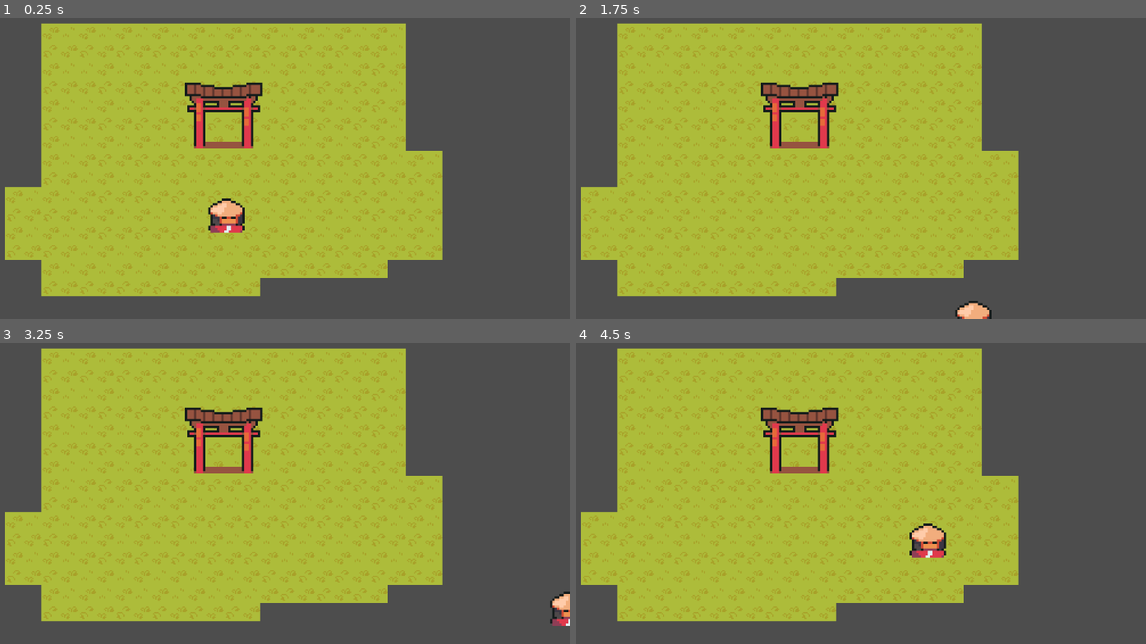
Above: before the commit, frames 1-4 (two rows, left to right).
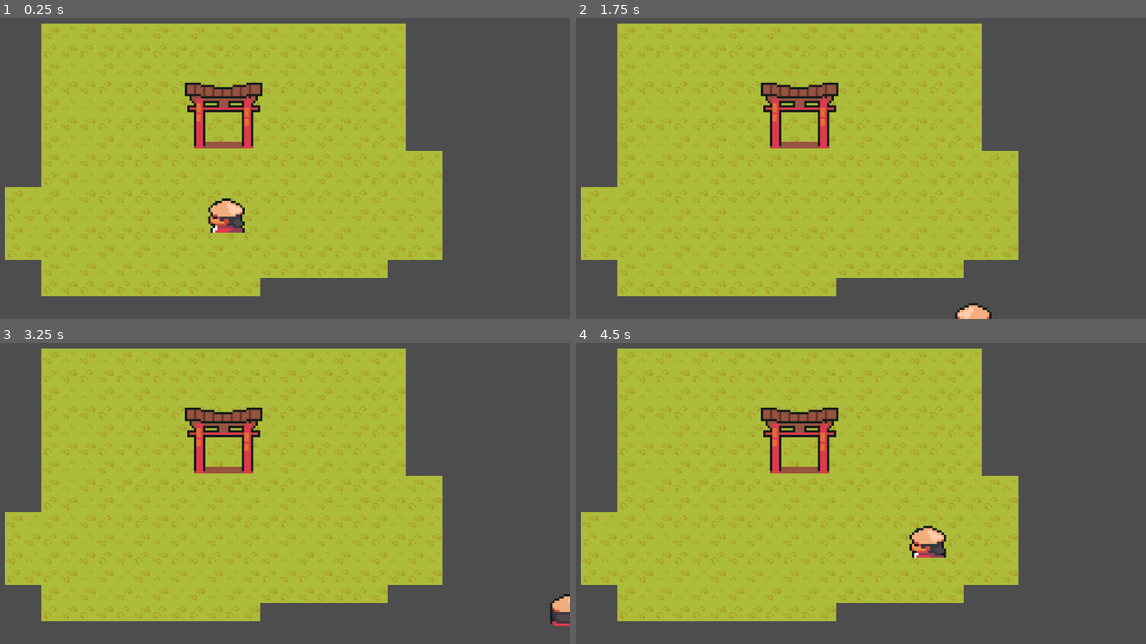
Above: after the commit, the same moments.

Repository: JoaoSzlachta/PlayCollector
Game: Godot game, scene res://Scenes/World.tscn
Same seed, same stepped clock (60 frames per second), same inputs: the game is played once before the commit and once after it.
Inputs:
- Up to frame 1 (0.25 s): no input
- Up to frame 2 (1.75 s): tap Enter at 0.5 s; hold D (move_right) 0.53-1.28 s; hold S (move_down) from 1.28 s (still down)
- Up to frame 3 (3.25 s): release S (move_down) at 2.03 s; hold D (move_right) 2.03-2.78 s; tap Space at 2.75 s; hold W (move_up) from 2.78 s (still down)
- Up to frame 4 (4.5 s): release W (move_up) at 3.53 s; hold A (move_left) from 3.53 s (still down)

The runs differ from the first frame. In frame 1, 0.4% of the frame differs, in the area x 36-43%, y 60-72%; in frame 2, 0.2%; in frame 3, 0.3%; in frame 4, 0.5%, in the area x 58-65%, y 59-72%.

Commit message:
fix: set animationTree properly

Diff:
--- a/Scenes/player.tscn
+++ b/Scenes/player.tscn
@@ -387,47 +387,47 @@
 [sub_resource type="AnimationNodeAnimation" id="AnimationNodeAnimation_p0n6l"]
 animation = &"idle_left"
 
-[sub_resource type="AnimationNodeAnimation" id="AnimationNodeAnimation_64jxm"]
-animation = &"idle_front"
-
 [sub_resource type="AnimationNodeAnimation" id="AnimationNodeAnimation_g5hqw"]
 animation = &"idle_right"
 
-[sub_resource type="AnimationNodeAnimation" id="AnimationNodeAnimation_wvf2h"]
+[sub_resource type="AnimationNodeAnimation" id="AnimationNodeAnimation_jpuf7"]
+animation = &"idle_front"
+
+[sub_resource type="AnimationNodeAnimation" id="AnimationNodeAnimation_2x180"]
 animation = &"idle_back"
 
 [sub_resource type="AnimationNodeBlendSpace2D" id="AnimationNodeBlendSpace2D_p4khj"]
 blend_point_0/node = SubResource("AnimationNodeAnimation_p0n6l")
 blend_point_0/pos = Vector2(-1, 0)
-blend_point_1/node = SubResource("AnimationNodeAnimation_64jxm")
-blend_point_1/pos = Vector2(0, -0.9)
-blend_point_2/node = SubResource("AnimationNodeAnimation_g5hqw")
-blend_point_2/pos = Vector2(1, 0)
-blend_point_3/node = SubResource("AnimationNodeAnimation_wvf2h")
-blend_point_3/pos = Vector2(0, 1)
+blend_point_1/node = SubResource("AnimationNodeAnimation_g5hqw")
+blend_point_1/pos = Vector2(1, 0)
+blend_point_2/node = SubResource("AnimationNodeAnimation_jpuf7")
+blend_point_2/pos = Vector2(0, 1)
+blend_point_3/node = SubResource("AnimationNodeAnimation_2x180")
+blend_point_3/pos = Vector2(0, -1)
 blend_mode = 1
 
-[sub_resource type="AnimationNodeAnimation" id="AnimationNodeAnimation_uof6h"]
+[sub_resource type="AnimationNodeAnimation" id="AnimationNodeAnimation_8dcbn"]
 animation = &"walk_left"
 
-[sub_resource type="AnimationNodeAnimation" id="AnimationNodeAnimation_7w51w"]
+[sub_resource type="AnimationNodeAnimation" id="AnimationNodeAnimation_b7rj6"]
+animation = &"walk_right"
+
+[sub_resource type="AnimationNodeAnimation" id="AnimationNodeAnimation_3x44k"]
 animation = &"walk_front"
 
-[sub_resource type="AnimationNodeAnimation" id="AnimationNodeAnimation_x6vi7"]
+[sub_resource type="AnimationNodeAnimation" id="AnimationNodeAnimation_f0iix"]
 animation = &"walk_back"
 
-[sub_resource type="AnimationNodeAnimation" id="AnimationNodeAnimation_tkwgy"]
-animation = &"walk_right"
-
 [sub_resource type="AnimationNodeBlendSpace2D" id="AnimationNodeBlendSpace2D_2wnxe"]
-blend_point_0/node = SubResource("AnimationNodeAnimation_uof6h")
+blend_point_0/node = SubResource("AnimationNodeAnimation_8dcbn")
 blend_point_0/pos = Vector2(-1, 0)
-blend_point_1/node = SubResource("AnimationNodeAnimation_7w51w")
-blend_point_1/pos = Vector2(0, -0.9)
-blend_point_2/node = SubResource("AnimationNodeAnimation_x6vi7")
+blend_point_1/node = SubResource("AnimationNodeAnimation_b7rj6")
+blend_point_1/pos = Vector2(1, 0)
+blend_point_2/node = SubResource("AnimationNodeAnimation_3x44k")
 blend_point_2/pos = Vector2(0, 1)
-blend_point_3/node = SubResource("AnimationNodeAnimation_tkwgy")
-blend_point_3/pos = Vector2(1, 0)
+blend_point_3/node = SubResource("AnimationNodeAnimation_f0iix")
+blend_point_3/pos = Vector2(0, -1)
 blend_mode = 1
 
 [sub_resource type="AnimationNodeStateMachineTransition" id="AnimationNodeStateMachineTransition_66fku"]
@@ -471,5 +471,5 @@
 [node name="AnimationTree" type="AnimationTree" parent="."]
 tree_root = SubResource("AnimationNodeStateMachine_befer")
 anim_player = NodePath("../AnimationPlayer")
-parameters/Idle/blend_position = Vector2(0.0302067, -0.504425)
-parameters/Walk/blend_position = Vector2(-0.0461049, 0.0353982)
+parameters/Idle/blend_position = Vector2(0, 0)
+parameters/Walk/blend_position = Vector2(0, 0)
--- a/Scripts/player.gd
+++ b/Scripts/player.gd
@@ -1,14 +1,27 @@
 extends CharacterBody2D
 
+@onready var animation_tree: AnimationTree = $AnimationTree
+@onready var animation_state = animation_tree.get("parameters/playback")
 
 @export var speed = 400
-
-#Get the input commands
-func get_input():
-	var input_direction = Input.get_vector("move_left", "move_right", "move_up", "move_down")
-	velocity = input_direction * speed
+var input_direction = Vector2.ZERO
 
 #Make it moves
 func _physics_process(_delta):
-	get_input()
+	move()
+
+func move():
+	input_direction = Input.get_vector("move_left", "move_right", "move_up", "move_down")
+
+	if input_direction != Vector2.ZERO:
+		animation_tree.set("parameters/Idle/blend_position", input_direction)
+		animation_tree.set("parameters/Walk/blend_position", input_direction)
+		animation_state.travel("Walk")
+
+		velocity = input_direction * speed
+
+	if input_direction == Vector2.ZERO:
+		animation_state.travel("Idle")
+		velocity = Vector2.ZERO
+
 	move_and_slide()
